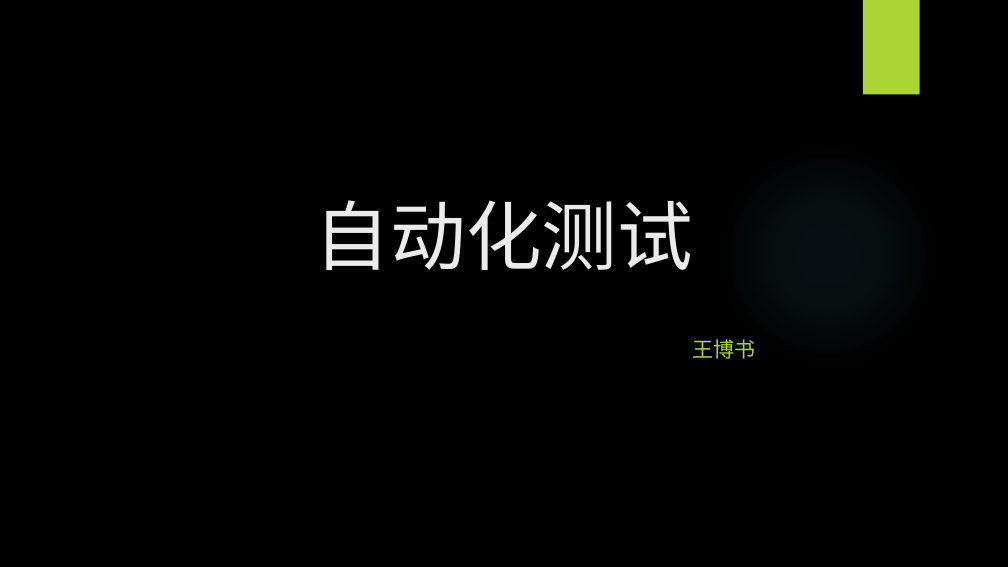
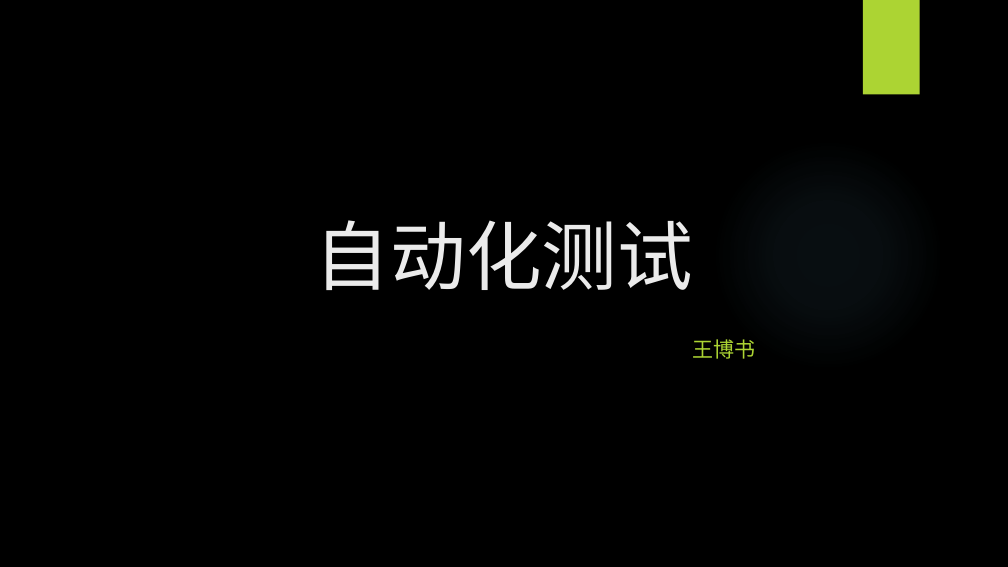
Before and after one commit to WangEbo/auto-test, a slide deck: slide 1 of 王博书的分享/自动化测试.pptx. Drawn at 1008x567 pixels with LibreOffice and Linux fonts; fonts in the diff are those of the drawing; background and template pictures are left out. Boxes give left, top, right and bottom in pixels: in the first picture for what was removed or moved away, otherwise in the second. Text is boxed around its words. In the diff, an @@ line names an element or a change of style, - is before the commit and + after.

```diff
--- a/王博书的分享/自动化测试.pptx
+++ b/王博书的分享/自动化测试.pptx
@@ title "自动化测试": place and size @@
-title "自动化测试" at [315, 200, 693, 270]
+title "自动化测试" at [315, 220, 693, 290]
```
Also in this commit, not shown: 13 other slides changed, 3 slides added, 6 other files.
